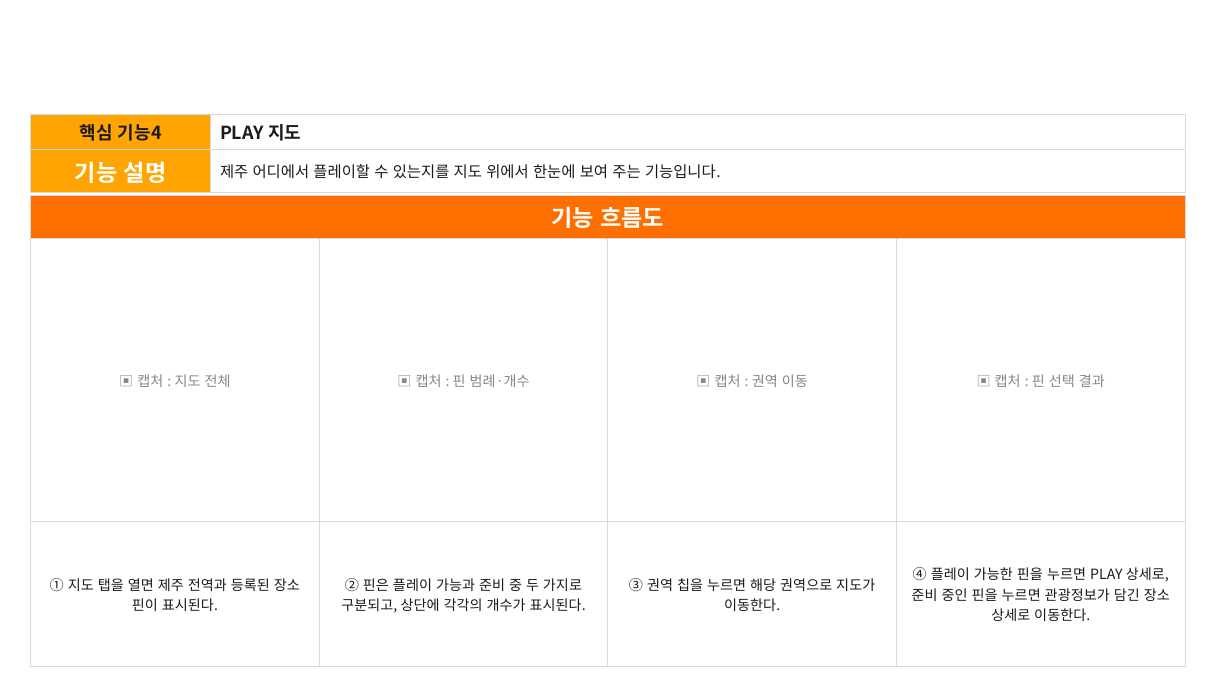
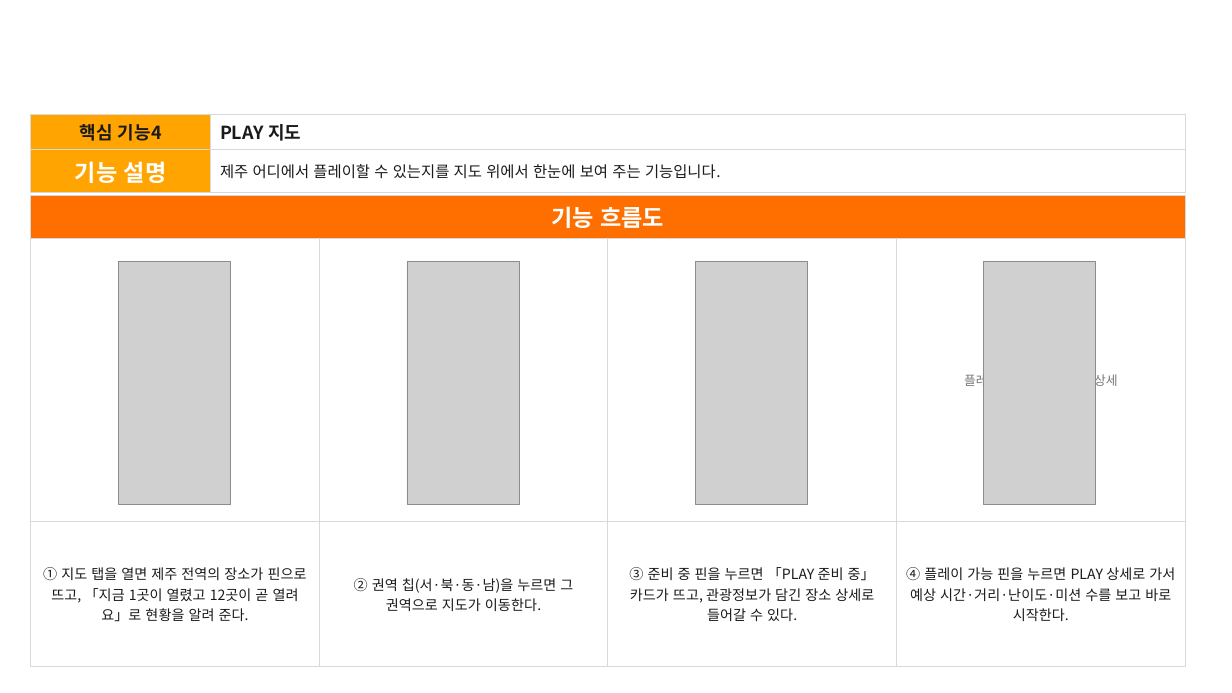
Before and after one commit to keepdev0919/Final-Project, a slide deck: slide 9 of docs/관광데이터 개발 공모전/놀멍봅서_기능설명서.pptx. Drawn at 1232x693 pixels with LibreOffice and Linux fonts; fonts in the diff are those of the drawing; grey boxes stand for pictures; background and template pictures are left out. Boxes give left, top, right and bottom in pixels: in the first picture for what was removed or moved away, otherwise in the second. Text is boxed around its words. In the diff, an @@ line names an element or a change of style, - is before the commit and + after.

Commit message:
docs(공모전): 기능설명서를 출시 화면으로 채우고 캡처 v2 추가
- 놀멍봅서_기능설명서.pptx 에 실제 서버 데이터가 담긴 화면을 넣었다
- 캡처_v2: PLAY 미션·발견·이야기·완주, 장소 상세 이용정보·출처, 내 코스,
  지도(전체·권역 이동·준비 중 핀), 무장애 타일, 주변 시설 출처
- 같은 내용의 옛 사본 nolmeongbopseo_function_spec.pptx 와 기능설명서_초안.md 삭제

```diff
--- a/docs/관광데이터 개발 공모전/놀멍봅서_기능설명서.pptx
+++ b/docs/관광데이터 개발 공모전/놀멍봅서_기능설명서.pptx
@@ table at (30, 195, 1184, 661) @@
-row 2: ▣ 캡처 : 지도 전체 | ▣ 캡처 : 핀 범례·개수 | ▣ 캡처 : 권역 이동 | ▣ 캡처 : 핀 선택 결과
+row 2: 지도 첫 화면 | 권역 이동 | 준비 중 핀 | 플레이 가능 핀 → PLAY 상세
-row 3: ① 지도 탭을 열면 제주 전역과 등록된 장소 핀이 표시된다. | ② 핀은 플레이 가능과 준비 중 두 가지로 구분되고, 상단에 각각의 개수가 표시된다. | ③ 권역 칩을 누르면 해당 권역으로 지도가 이동한다. | ④ 플레이 가능한 핀을 누르면 PLAY 상세로, 준비 중인 핀을 누르면 관광정보가 담긴 장소 상세로 이동한다.
+row 3: ① 지도 탭을 열면 제주 전역의 장소가 핀으로 뜨고, 「지금 1곳이 열렸고 12곳이 곧 열려요」로 현황을 알려 준다. | ② 권역 칩(서·북·동·남)을 누르면 그 권역으로 지도가 이동한다. | ③ 준비 중 핀을 누르면 「PLAY 준비 중」 카드가 뜨고, 관광정보가 담긴 장소 상세로 들어갈 수 있다. | ④ 플레이 가능 핀을 누르면 PLAY 상세로 가서 예상 시간·거리·난이도·미션 수를 보고 바로 시작한다.
@@ picture added at (118, 262, 230, 505) @@
@@ picture added at (408, 262, 519, 505) @@
@@ picture added at (696, 262, 808, 505) @@
@@ picture added at (983, 262, 1095, 505) @@
```
Also in this commit, not shown: 12 other slides changed, 14 other files.
